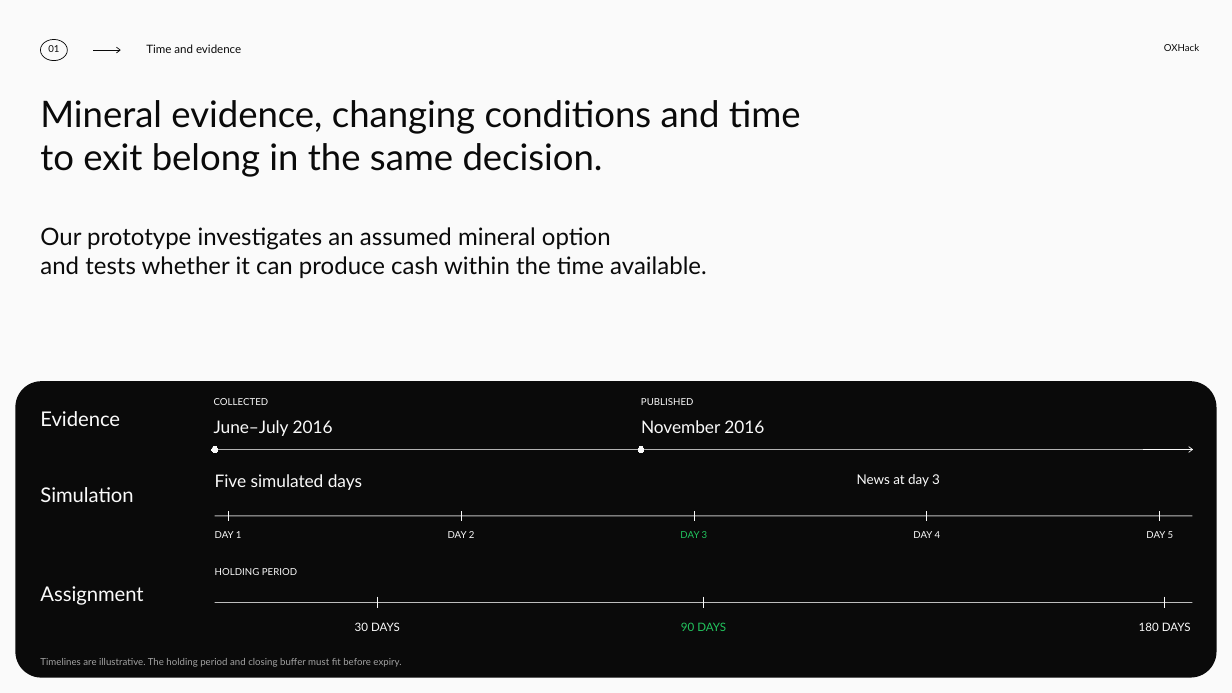
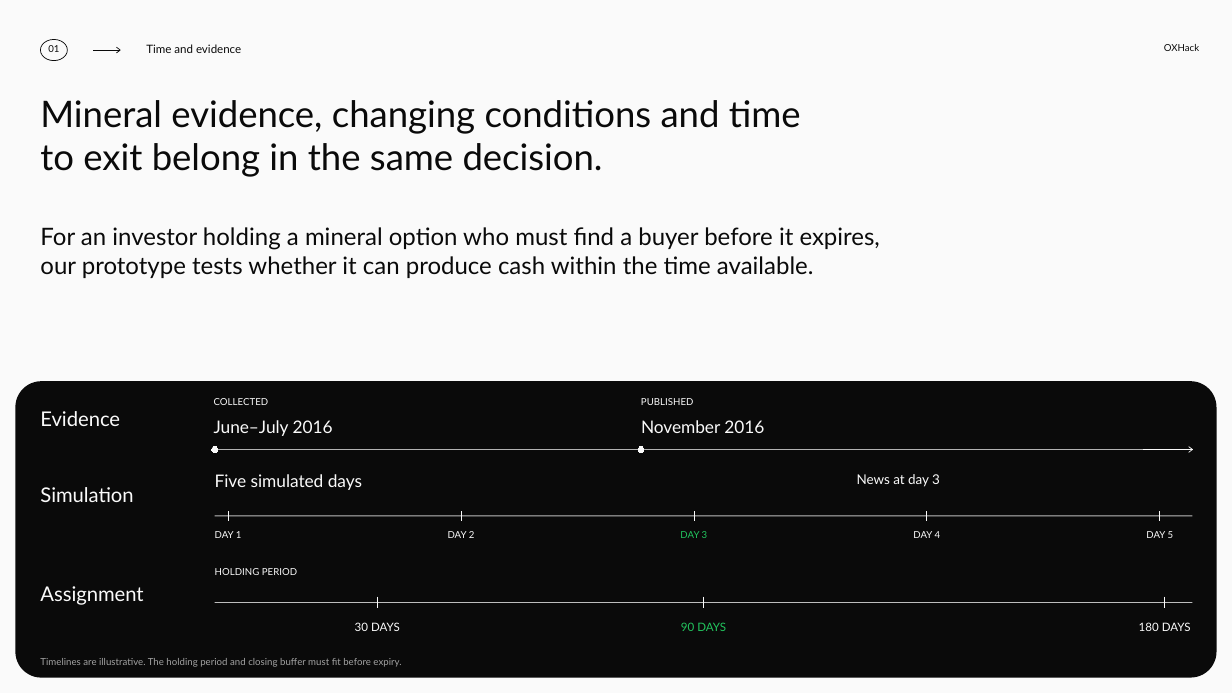
Before and after one commit to amitvijapur/oxhack-2026, a slide deck: slide 2 of pitch/oxhack-pitch.pptx. Drawn at 1232x693 pixels with LibreOffice and Linux fonts; fonts in the diff are those of the drawing. Boxes give left, top, right and bottom in pixels: in the first picture for what was removed or moved away, otherwise in the second. Text is boxed around its words. In the diff, an @@ line names an element or a change of style, - is before the commit and + after.

```diff
--- a/pitch/oxhack-pitch.pptx
+++ b/pitch/oxhack-pitch.pptx
@@ text at bbox=[40, 227, 880, 278]: text changed @@
-Our prototype investigates an assumed mineral option
-and tests whether it can produce cash within the time available.
+For an investor holding a mineral option who must find a buyer before it expires,
+our prototype tests whether it can produce cash within the time available.
```
Also in this commit, not shown: 5 other slides changed, 8 other files.
